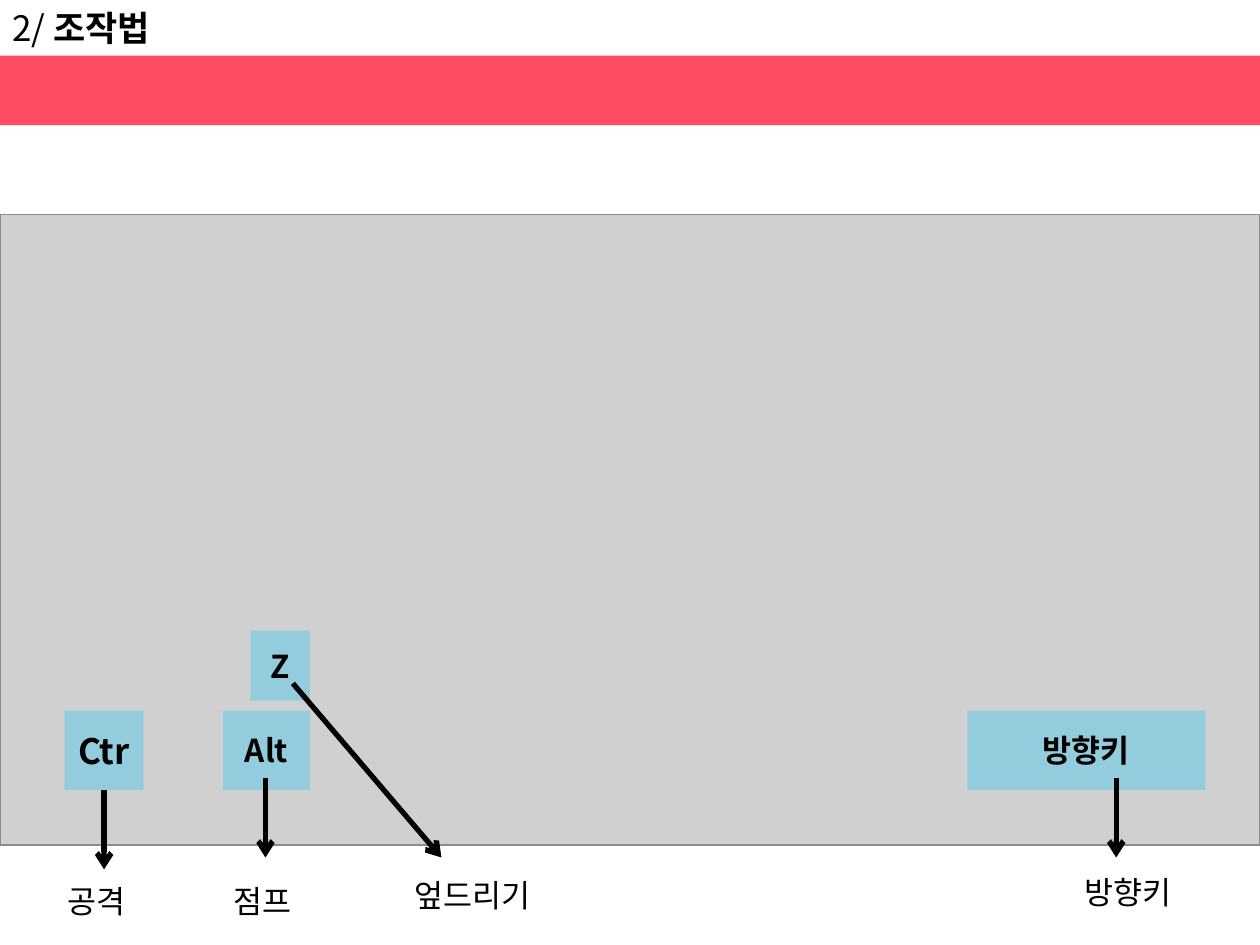
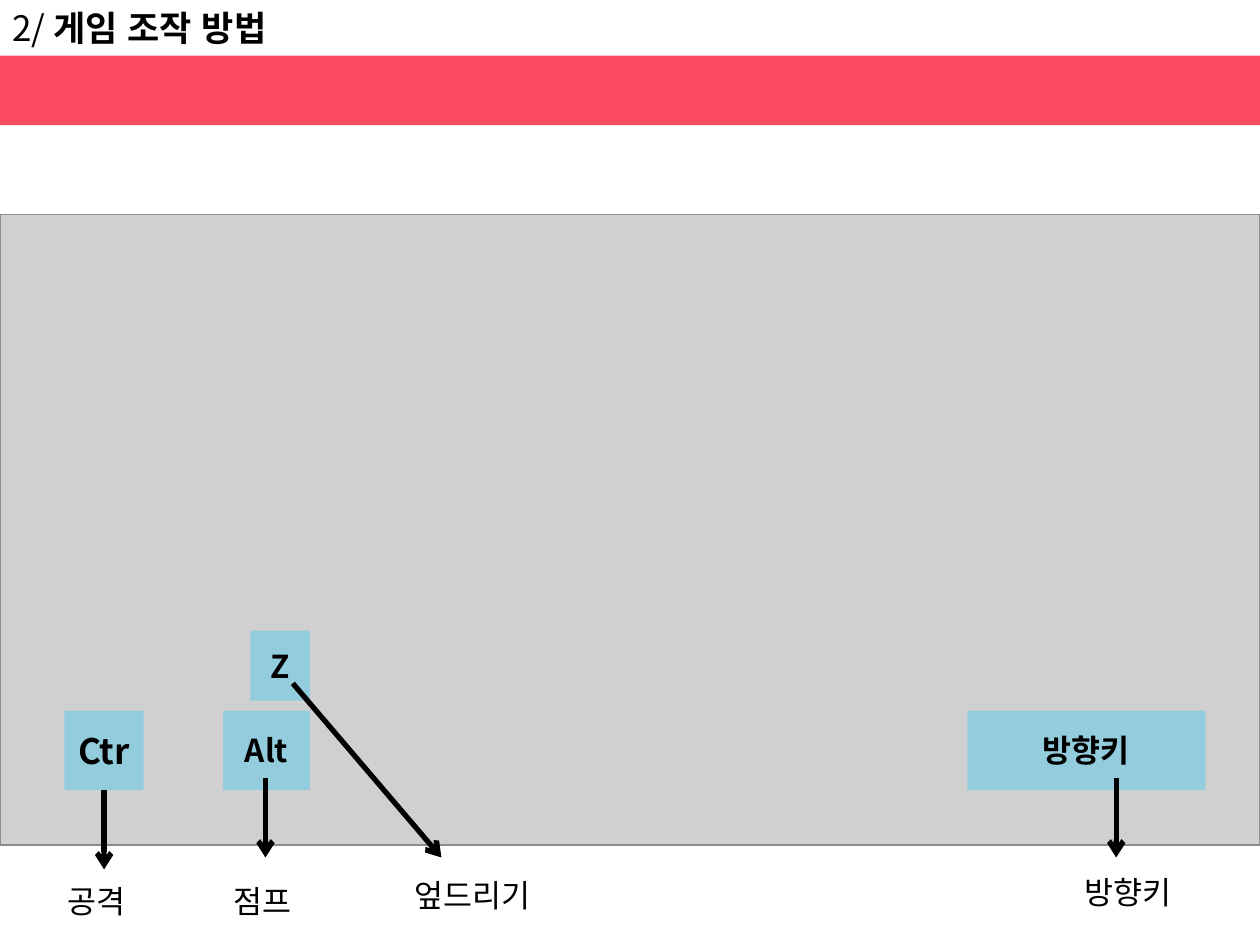
Before and after one commit to haeunjung/Team_Project, a slide deck: slide 6 of 기획문서/게임 제안서.pptx (slide 5 before the commit). Drawn at 1260x945 pixels with LibreOffice and Linux fonts; fonts in the diff are those of the drawing; grey boxes stand for pictures. Boxes give left, top, right and bottom in pixels: in the first picture for what was removed or moved away, otherwise in the second. Text is boxed around its words. In the diff, an @@ line names an element or a change of style, - is before the commit and + after.

Commit message:
12.06
게임방법 및 소개와 특성 수정, 연구목적, 타 게임과의 차별성 추가

```diff
--- a/기획문서/게임 제안서.pptx
+++ b/기획문서/게임 제안서.pptx
@@ text at box(12, 11, 266, 48): text changed @@
-2/ 조작법
+2/ 게임 조작 방법
```
Also in this commit, not shown: 5 other slides changed, 4 slides added, 2 slides removed.
